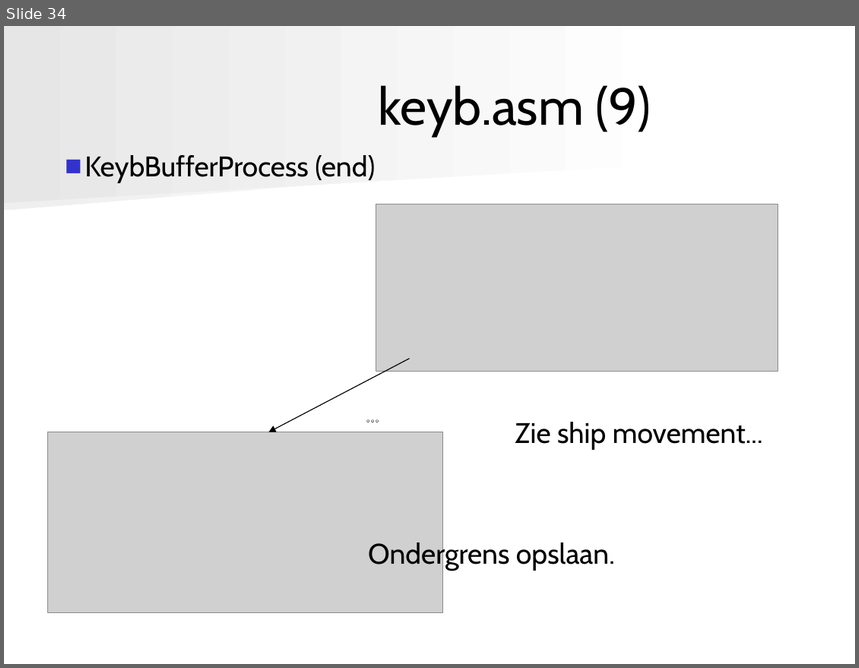
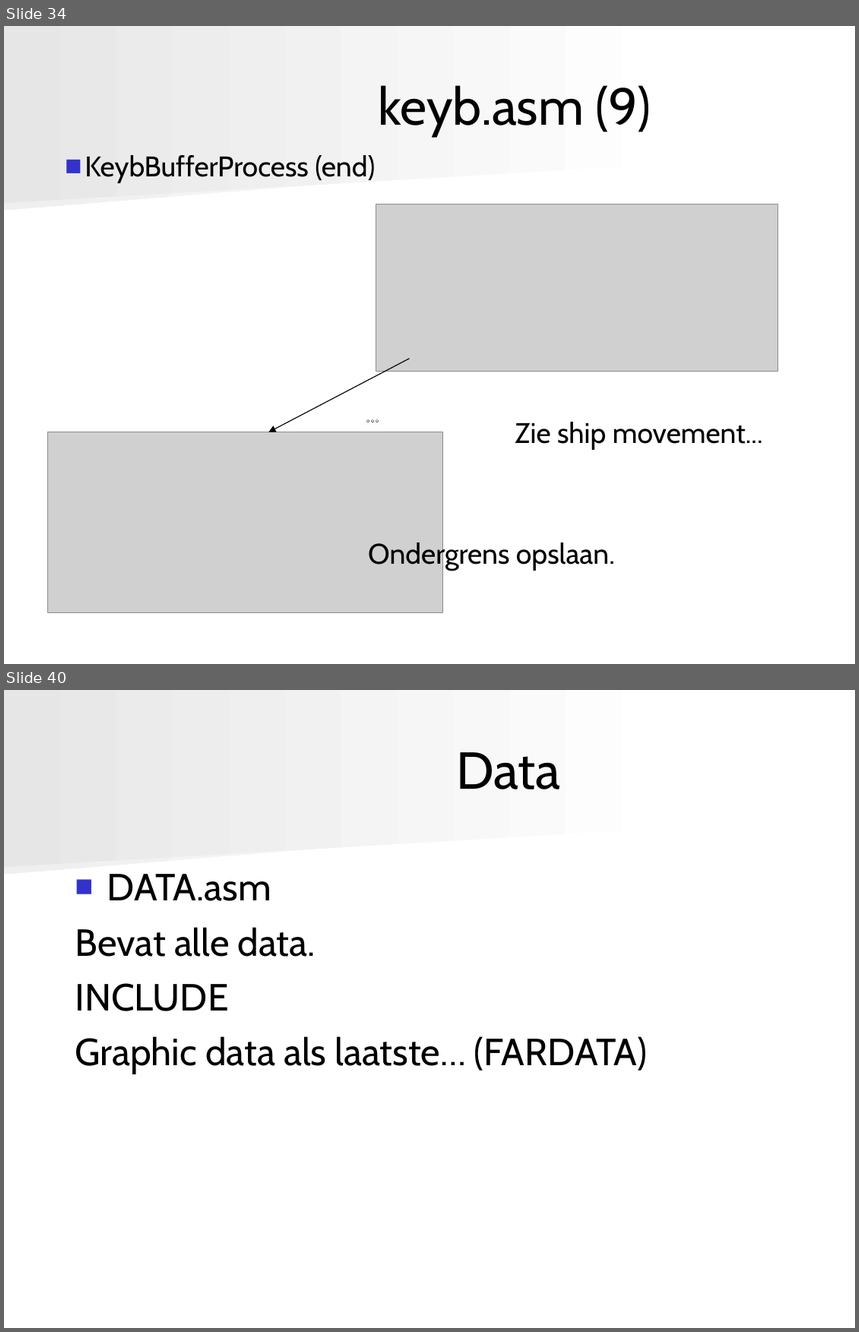
Before and after one commit to angryzor/space_invaders_8086, a slide deck: Presentatie.ppt. Shown one above the other, each under a label of ours: slide 34 before the commit, slides 34 and 40 after it; the slides between them are not shown. The pictures are 859x668 and 859x1332 pixels, drawn with LibreOffice and Linux fonts; fonts in the diff are those of the drawing; grey boxes stand for pictures. Boxes give left, top, right and bottom in pixels: in the first picture for what was removed or moved away, otherwise in the second. Text is boxed around its words. In the diff, an @@ line names an element or a change of style, - is before the commit and + after.

```diff
--- a/Presentatie.ppt
+++ b/Presentatie.ppt
@@ slide 40 added at (4,690,855,1328), background #FFFFFF; not listed: 2 template elements that a slide beside it also shows @@
@@ title added at (456,752,560,790), 44 pt, text #000000 @@
+Data
@@ text added at (75,874,648,1073), 32 pt, text #000000 @@
+■ DATA.asm
+Bevat alle data.
+INCLUDE
+Graphic data als laatste… (FARDATA)
```
Also in this commit, not shown: 4 slides changed, 7 other slides added.
